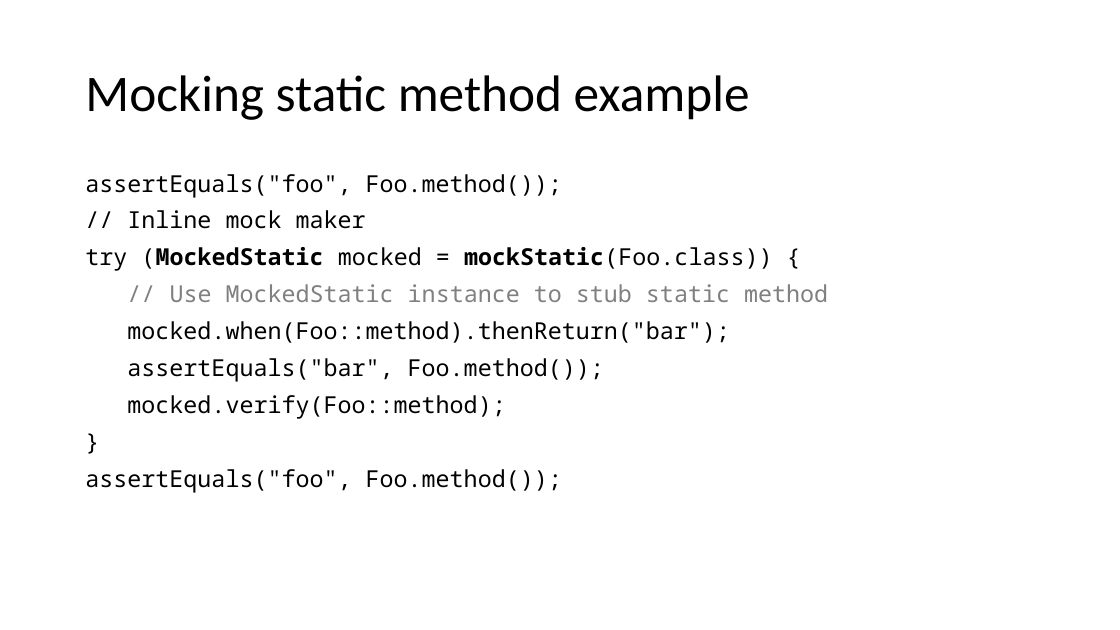
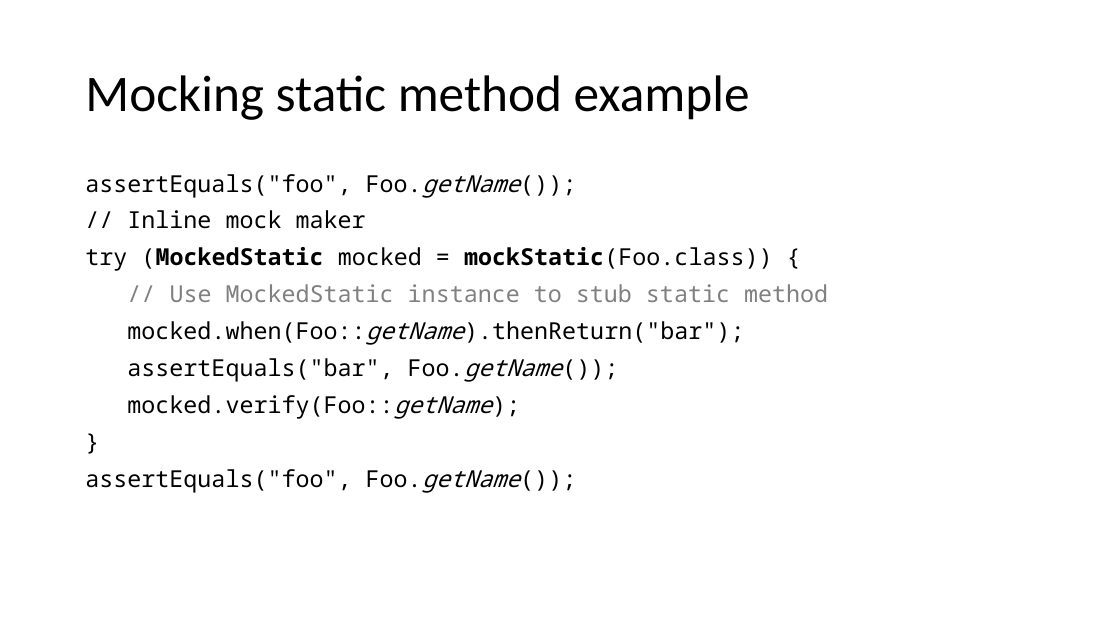
Before and after one commit to cebartling/test-driven, a slide deck: slide 14 of presentations/Introduction to Mockito.pptx. Drawn at 1120x630 pixels with LibreOffice and Linux fonts; fonts in the diff are those of the drawing. Boxes give left, top, right and bottom in pixels: in the first picture for what was removed or moved away, otherwise in the second. Text is boxed around its words. In the diff, an @@ line names an element or a change of style, - is before the commit and + after.

```diff
--- a/presentations/Introduction to Mockito.pptx
+++ b/presentations/Introduction to Mockito.pptx
@@ text at [85, 174, 520, 198]: text changed @@
-assertEquals("foo", Foo.method());
+assertEquals("foo", Foo.getName());
@@ text at [127, 321, 744, 419]: text changed @@
-mocked.when(Foo::method).thenReturn("bar");
-assertEquals("bar", Foo.method());
-mocked.verify(Foo::method);
+mocked.when(Foo::getName).thenReturn("bar");
+assertEquals("bar", Foo.getName());
+mocked.verify(Foo::getName);
@@ text at [85, 469, 520, 493]: text changed @@
-assertEquals("foo", Foo.method());
+assertEquals("foo", Foo.getName());
```
Also in this commit, not shown: 2 other slides changed, 7 slides removed, 1 other file.
